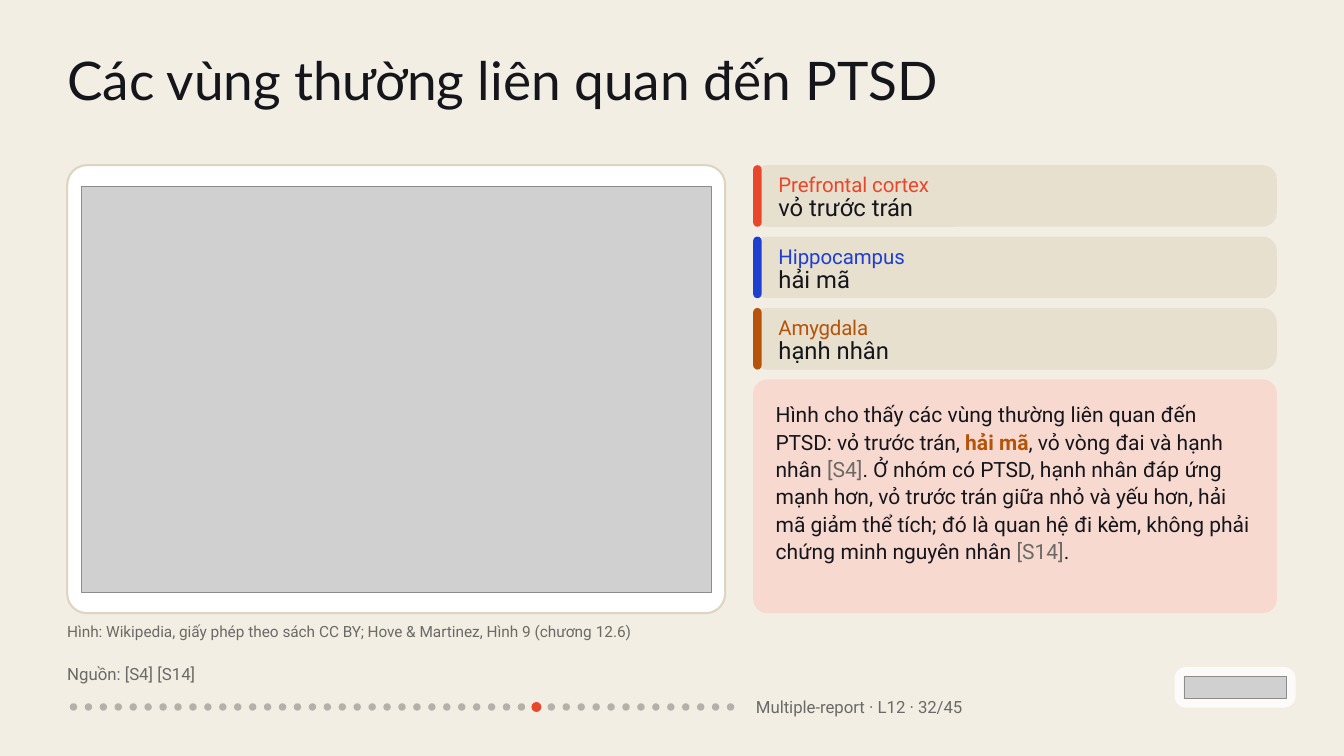
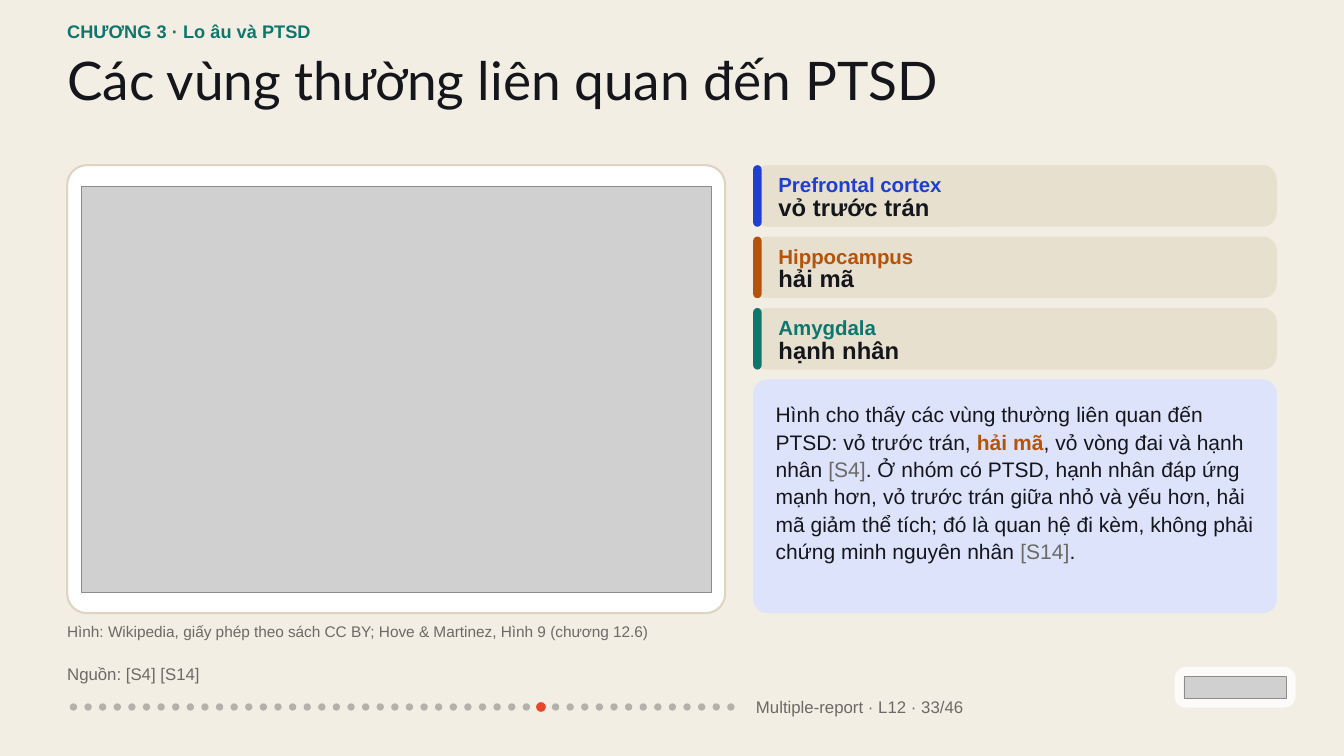
Before and after one commit to vohoailinh90/Multiple-report, a slide deck: slide 33 of lessons/L12/L12.pptx (slide 32 before the commit). Drawn at 1344x756 pixels with LibreOffice and Linux fonts; fonts in the diff are those of the drawing; grey boxes stand for pictures. Boxes give left, top, right and bottom in pixels: in the first picture for what was removed or moved away, otherwise in the second. Text is boxed around its words. In the diff, an @@ line names an element or a change of style, - is before the commit and + after.

```diff
--- a/lessons/L12/L12.pptx
+++ b/lessons/L12/L12.pptx
@@ text added at <box>67,24,311,38</box>, 19.5 pt, text #0F766E, bold @@
+CHƯƠNG 3 · Lo âu và PTSD
@@ rounded rectangle: place and size @@
-rounded rectangle at <box>753,237,761,298</box>
+rounded rectangle at <box>753,165,761,227</box>
@@ rounded rectangle removed at <box>753,165,761,227</box> @@
@@ text "Prefrontal cortex" at <box>778,177,941,192</box>: font Roboto to Arial, text colour #E8472B to #1F3FD1, letter spacing -0.1 to 0 pt, bold on @@
@@ text "vỏ trước trán" at <box>778,198,929,217</box>: font Roboto to Arial, bold on; letter spacing -0.3 to 0 pt in "vỏ"; letter spacing 0.1 to 0 pt in "trước"; letter spacing -0.1 to 0 pt in "trán" @@
@@ rounded rectangle: place and size @@
-rounded rectangle at <box>753,308,761,370</box>
+rounded rectangle at <box>753,237,761,298</box>
@@ text "Hippocampus" at <box>778,249,913,269</box>: font Roboto to Arial, text colour #1F3FD1 to #B45309, letter spacing -0.1 to 0 pt, bold on @@
@@ text "hải mã" at <box>778,268,854,288</box>: font Roboto to Arial, bold on; letter spacing -0.1 to 0 pt in "mã" @@
@@ rounded rectangle added at <box>753,308,761,370</box>, fill #0F766E @@
@@ text "Amygdala" at <box>778,320,876,340</box>: font Roboto to Arial, text colour #B45309 to #0F766E, letter spacing -0.2 to 0 pt, bold on @@
@@ text "hạnh nhân" at <box>778,341,899,364</box>: font Roboto to Arial, bold on; letter spacing 0 to 0.1 pt in "hạnh" @@
@@ rounded rectangle at <box>753,380,1277,614</box>: fill #F8D9D0 to #DDE3FA @@
@@ text "Hình cho thấy các vùng ..." at <box>776,406,1253,563</box>: font Roboto to Arial; letter spacing -0.1 to 0 pt in "thấy vỏ mã, vỏ vòng vỏ nguyên"; letter spacing 0.1 to 0 pt in "thường đến trước đai [S4]. có đáp ..."; letter spacing -0.2 to 0 pt in "PTSD: trán, và PTSD, trán và yếu ..."; letter spacing 0.2 to 0 pt in "ứng đó chứng"; letter spacing 0.3 to 0 pt in "đi" @@
@@ text "Hình: Wikipedia, giấy phép theo ..." at <box>67,625,648,640</box>: font Roboto to Arial; letter spacing 0.1 to 0 pt in "CC"; letter spacing -0.2 to 0 pt in "BY;"; letter spacing -0.1 to 0 pt in "Hove"; letter spacing 0 to -0.1 pt in "12.6)" @@
@@ text "Nguồn: [S4] [S14]" at <box>67,667,199,684</box>: font Roboto to Arial @@
@@ 13 ellipses: place and size @@
-13 ellipses at <box>234,704,421,711</box>
+13 ellipses at <box>230,704,413,711</box>
@@ ellipse added at <box>421,704,428,711</box>, fill #14161C at 28% opacity @@
@@ 11 ellipses: place and size @@
-11 ellipses at <box>428,702,585,712</box>
+11 ellipses at <box>435,702,589,712</box>
@@ text at <box>756,701,963,717</box>: text changed; font Roboto to Arial @@
-Multiple-report · L12 · 32/45
+Multiple-report · L12 · 33/46
```
Also in this commit, not shown: 44 other slides changed, 1 slide added, 1 other file.
